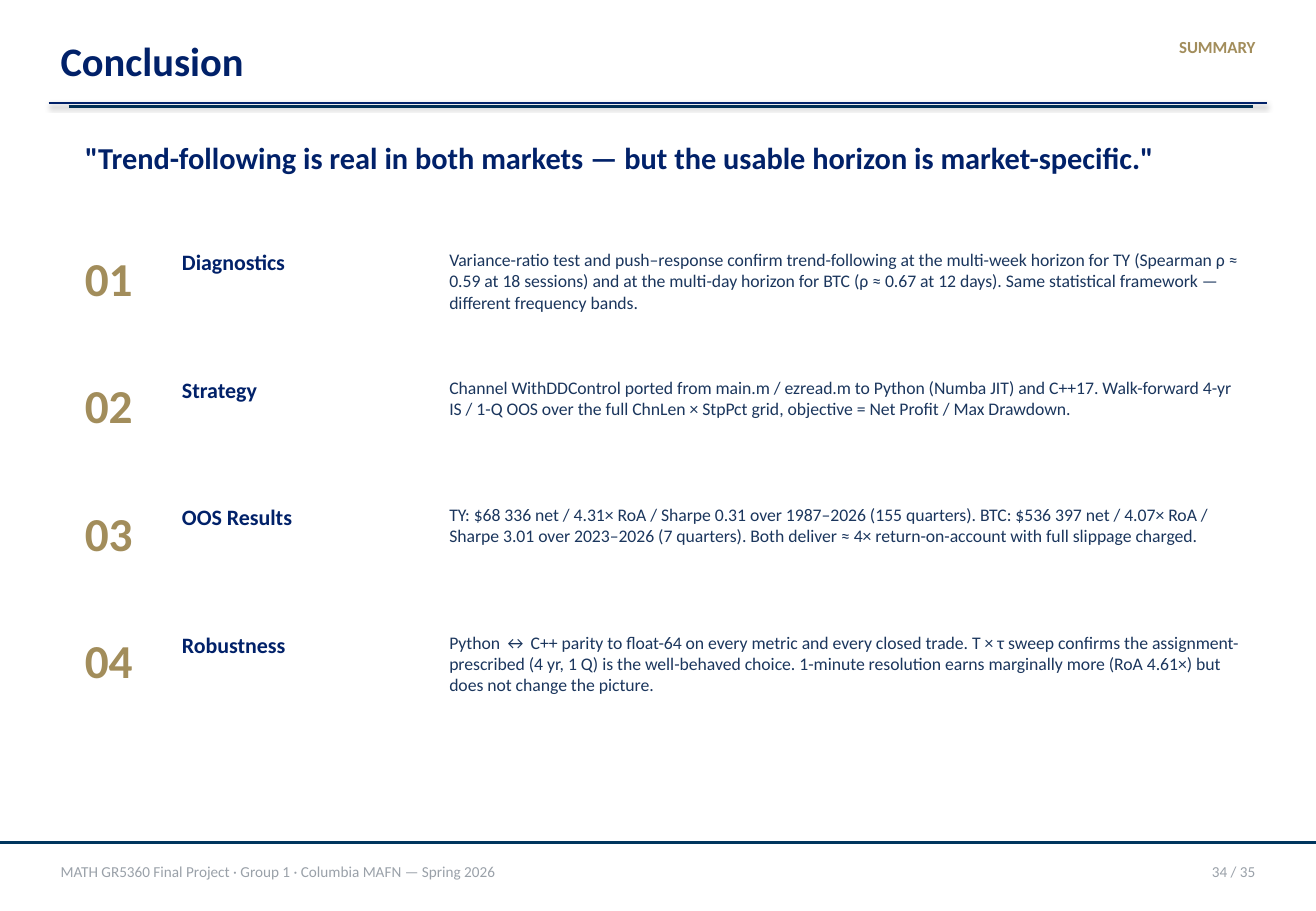
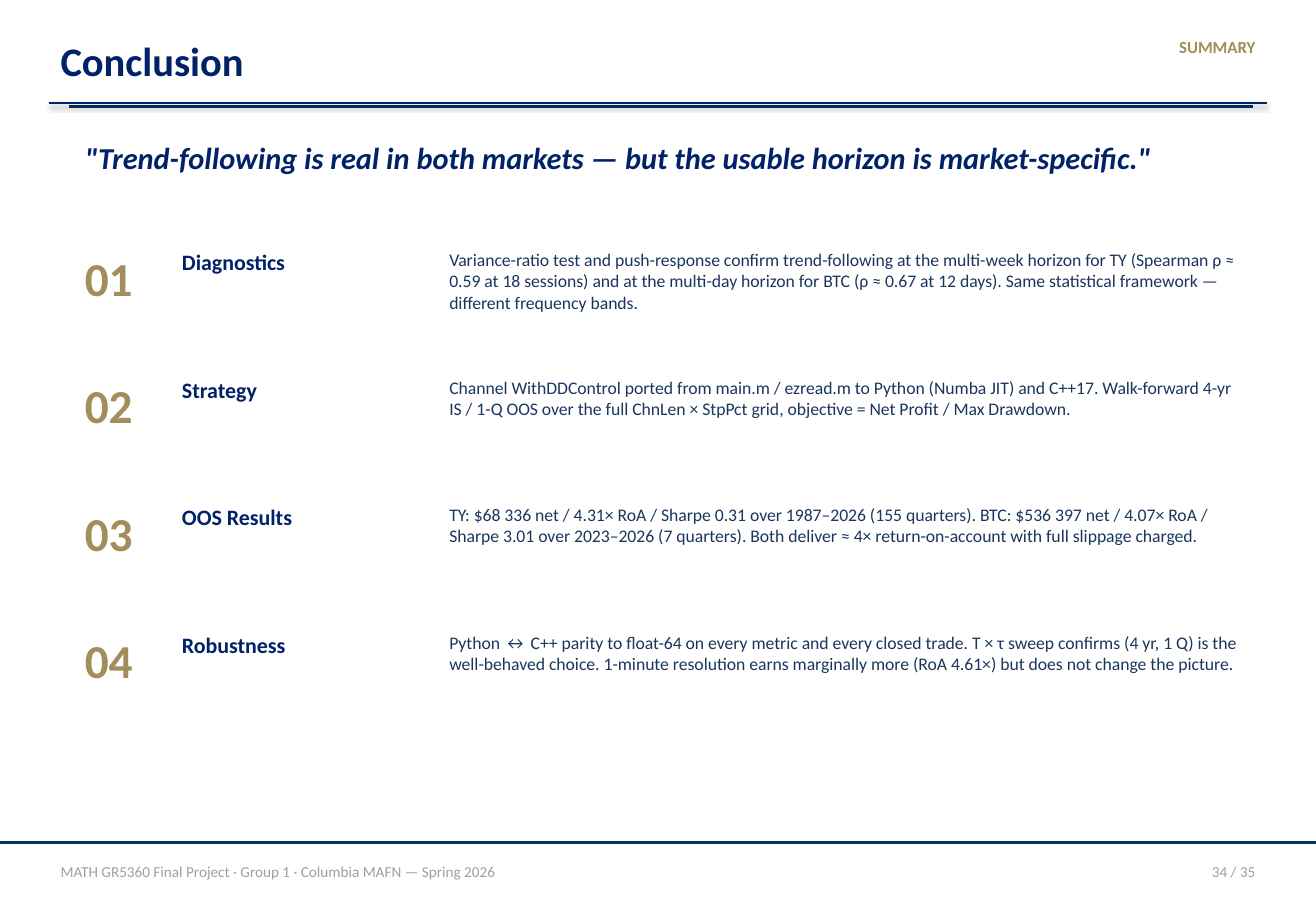
Before and after one commit to Cuivie/MATH5360_Final_Project, a slide deck: slide 34 of report/presentation/MATH5360_Final_Group1.pptx. Drawn at 1316x911 pixels with LibreOffice and Linux fonts; fonts in the diff are those of the drawing; background and template pictures are left out. Boxes give left, top, right and bottom in pixels: in the first picture for what was removed or moved away, otherwise in the second. Text is boxed around its words. In the diff, an @@ line names an element or a change of style, - is before the commit and + after.

```diff
--- a/report/presentation/MATH5360_Final_Group1.pptx
+++ b/report/presentation/MATH5360_Final_Group1.pptx
@@ text ""Trend-following is real in both ..." at (x1=85, y1=147, x2=1151, y2=174): italic on @@
@@ text at (x1=449, y1=253, x2=1221, y2=312): text changed @@
-Variance-ratio test and push–response confirm trend-following at the multi-week horizon for TY (Spearman ρ ≈ 0.59 at 18 sessions) and at the multi-day horizon for BTC (ρ ≈ 0.67 at 12 days). Same statistical framework — different frequency bands.
+Variance-ratio test and push-response confirm trend-following at the multi-week horizon for TY (Spearman ρ ≈ 0.59 at 18 sessions) and at the multi-day horizon for BTC (ρ ≈ 0.67 at 12 days). Same statistical framework — different frequency bands.
@@ text at (x1=449, y1=636, x2=1236, y2=673): text changed @@
-Python ↔ C++ parity to float-64 on every metric and every closed trade. T × τ sweep confirms the assignment-prescribed (4 yr, 1 Q) is the well-behaved choice. 1-minute resolution earns marginally more (RoA 4.61×) but does not change the picture.
+Python ↔ C++ parity to float-64 on every metric and every closed trade. T × τ sweep confirms (4 yr, 1 Q) is the well-behaved choice. 1-minute resolution earns marginally more (RoA 4.61×) but does not change the picture.
```
Also in this commit, not shown: 10 other slides changed, 14 slides added, 14 slides removed, 9 other files.
